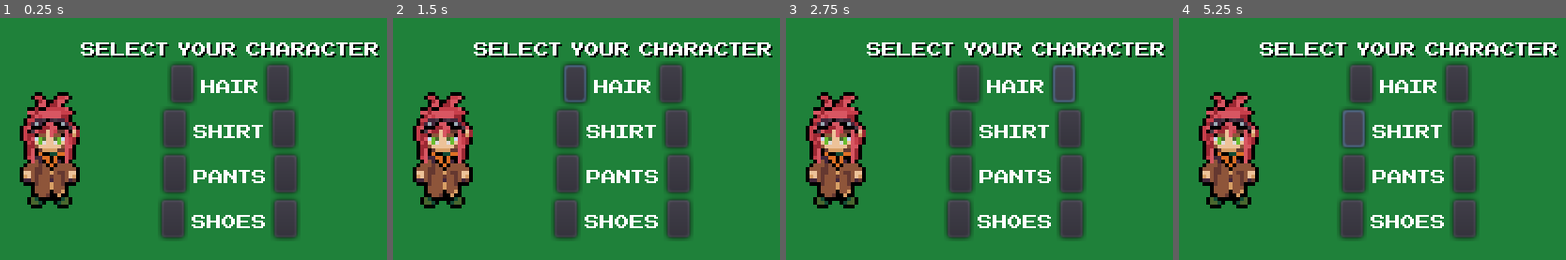
Above: before the commit, frames 1-4 (left to right).
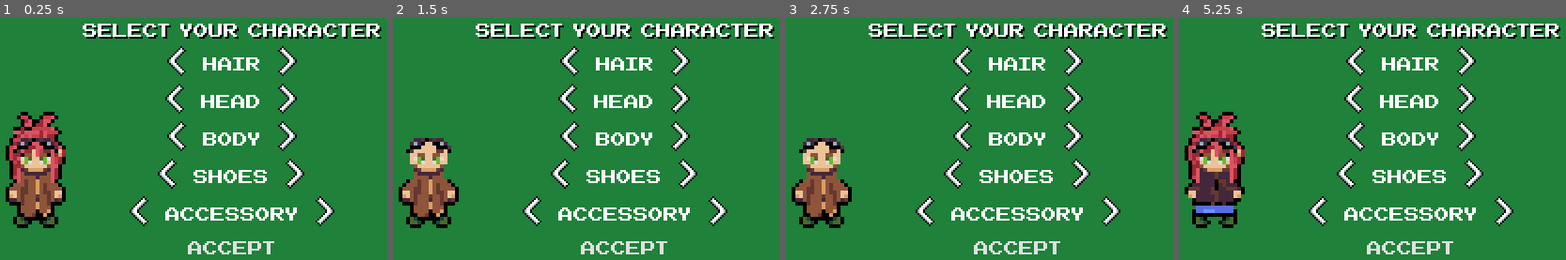
Above: after the commit, the same moments.

Repository: Morphclue/evo-world
Game: Godot game, scene res://menus/characterSelection.tscn
The game is run twice, just before and just after one commit, with the same random seed, the same clock (stepped at 60 frames per second) and the same inputs. This scene is started directly instead of the project's main scene.
Inputs (mouse positions are in pixels of both pictures, inside the frame that each line leads up to):
- Up to frame 1 (0.25 s): no input
- Up to frame 2 (1.5 s): click (574, 83) at 0.52 s; click (571, 61) at 1.27 s
- Up to frame 3 (2.75 s): click (1064, 83) at 2.02 s
- Up to frame 4 (5.25 s): click (1461, 61) at 2.77 s; click (1357, 97) at 3.52 s; click (1461, 97) at 4.27 s; click (1357, 136) at 5.02 s

The runs differ from the first frame. In frame 1, 27% of the frame differs, in the area x 1-99%, y 2-98%; in frame 2, 27%; in frame 3, 27%; in frame 4, 27%.

Commit message:
feat: add characterSelection core logic

Diff:
--- /dev/null
+++ b/menus/characterSelection.gd
@@ -0,0 +1,57 @@
+extends Control
+
+onready var vBoxContainer = $centerContainer/vBoxContainer
+onready var player = $player
+const sprites = ['Hair', 'Head', 'Body', 'Shoes', 'Accessory']
+
+const leftArrow = preload("res://menus/sprites/arrowl.png")
+const rightArrow = preload("res://menus/sprites/arrow.png")
+const font = preload("res://menus/NESCyrillic.tres")
+
+
+func _ready():
+	_initUI()
+
+
+func _initUI():
+	for sprite in sprites:
+		var hBox = HBoxContainer.new()
+		var leftButton = Button.new()
+		var label = Label.new()
+		var rightButton = Button.new()
+
+		hBox.alignment = HALIGN_CENTER
+
+		label.text = sprite
+		label.add_font_override("font", font)
+
+		leftButton.icon = leftArrow
+		rightButton.icon = rightArrow
+		leftButton.set("custom_styles/normal", StyleBoxEmpty.new())
+		rightButton.set("custom_styles/normal", StyleBoxEmpty.new())
+		leftButton.set("custom_styles/hover", StyleBoxEmpty.new())
+		rightButton.set("custom_styles/hover", StyleBoxEmpty.new())
+		leftButton.set("custom_styles/focus", StyleBoxEmpty.new())
+		rightButton.set("custom_styles/focus", StyleBoxEmpty.new())
+
+		leftButton.connect("pressed", self, "_on_button_pressed", [label.text, -1])
+		rightButton.connect("pressed", self, "_on_button_pressed", [label.text, 1])
+
+		hBox.add_child(leftButton)
+		hBox.add_child(label)
+		hBox.add_child(rightButton)
+		vBoxContainer.add_child(hBox)
+
+	var acceptButton = Button.new()
+	acceptButton.add_font_override("font", font)
+	acceptButton.text = 'Accept'
+	acceptButton.set("custom_styles/normal", StyleBoxEmpty.new())
+	acceptButton.set("custom_styles/hover", StyleBoxEmpty.new())
+	acceptButton.set("custom_styles/focus", StyleBoxEmpty.new())
+
+	vBoxContainer.add_child(acceptButton)
+
+
+func _on_button_pressed(_text: String, _value: int) -> void:
+	player.currentSprite[_text] += _value
+	player.set_sprites()
--- a/menus/characterSelection.tscn
+++ b/menus/characterSelection.tscn
@@ -1,7 +1,7 @@
 [gd_scene load_steps=5 format=2]
 
-[ext_resource path="res://menus/NESCyrillic.tres" type="DynamicFont" id=1]
-[ext_resource path="res://player/char.png" type="Texture" id=2]
+[ext_resource path="res://player/player.tscn" type="PackedScene" id=2]
+[ext_resource path="res://menus/characterSelection.gd" type="Script" id=3]
 
 [sub_resource type="DynamicFontData" id=1]
 font_path = "res://menus/NESCyrillic.ttf"
@@ -12,6 +12,7 @@
 [node name="characterSelection" type="Control"]
 anchor_right = 1.0
 anchor_bottom = 1.0
+script = ExtResource( 3 )
 __meta__ = {
 "_edit_use_anchors_": false
 }
@@ -24,8 +25,21 @@
 "_edit_use_anchors_": false
 }
 
+[node name="player" parent="." instance=ExtResource( 2 )]
+position = Vector2( 56.0615, 109.211 )
+
+[node name="SpriteLayer" parent="player" index="0"]
+scale = Vector2( 2, 2 )
+
+[node name="CollisionShape2D" parent="player" index="2"]
+visible = false
+
+[node name="RayCast2D" parent="player" index="3"]
+visible = false
+
 [node name="centerContainer" type="CenterContainer" parent="."]
-margin_right = 320.0
+margin_left = 0.668556
+margin_right = 320.669
 margin_bottom = 180.0
 __meta__ = {
 "_edit_use_anchors_": false
@@ -33,9 +47,9 @@
 
 [node name="vBoxContainer" type="VBoxContainer" parent="centerContainer"]
 margin_left = 80.0
-margin_top = 36.0
+margin_top = 84.0
 margin_right = 239.0
-margin_bottom = 144.0
+margin_bottom = 96.0
 
 [node name="title" type="Label" parent="centerContainer/vBoxContainer"]
 margin_right = 159.0
@@ -44,104 +58,11 @@
 custom_colors/font_color_shadow = Color( 0, 0, 0, 1 )
 text = "select your character"
 
-[node name="HairContainer" type="HBoxContainer" parent="centerContainer/vBoxContainer"]
-margin_top = 16.0
-margin_right = 159.0
-margin_bottom = 36.0
-alignment = 1
+[node name="Button" type="Button" parent="centerContainer"]
+visible = false
+margin_left = 154.0
+margin_top = 80.0
+margin_right = 166.0
+margin_bottom = 100.0
 
-[node name="Left" type="Button" parent="centerContainer/vBoxContainer/HairContainer"]
-margin_left = 48.0
-margin_right = 60.0
-margin_bottom = 20.0
-
-[node name="Label" type="Label" parent="centerContainer/vBoxContainer/HairContainer"]
-margin_left = 64.0
-margin_top = 4.0
-margin_right = 95.0
-margin_bottom = 16.0
-custom_fonts/font = ExtResource( 1 )
-text = "Hair"
-
-[node name="Right" type="Button" parent="centerContainer/vBoxContainer/HairContainer"]
-margin_left = 99.0
-margin_right = 111.0
-margin_bottom = 20.0
-
-[node name="ShirtContainer" type="HBoxContainer" parent="centerContainer/vBoxContainer"]
-margin_top = 40.0
-margin_right = 159.0
-margin_bottom = 60.0
-alignment = 1
-
-[node name="Left" type="Button" parent="centerContainer/vBoxContainer/ShirtContainer"]
-margin_left = 44.0
-margin_right = 56.0
-margin_bottom = 20.0
-
-[node name="Label" type="Label" parent="centerContainer/vBoxContainer/ShirtContainer"]
-margin_left = 60.0
-margin_top = 4.0
-margin_right = 98.0
-margin_bottom = 16.0
-custom_fonts/font = ExtResource( 1 )
-text = "Shirt"
-
-[node name="Right" type="Button" parent="centerContainer/vBoxContainer/ShirtContainer"]
-margin_left = 102.0
-margin_right = 114.0
-margin_bottom = 20.0
-
-[node name="PantsContainer" type="HBoxContainer" parent="centerContainer/vBoxContainer"]
-margin_top = 64.0
-margin_right = 159.0
-margin_bottom = 84.0
-alignment = 1
-
-[node name="Left" type="Button" parent="centerContainer/vBoxContainer/PantsContainer"]
-margin_left = 44.0
-margin_right = 56.0
-margin_bottom = 20.0
-
-[node name="Label" type="Label" parent="centerContainer/vBoxContainer/PantsContainer"]
-margin_left = 60.0
-margin_top = 4.0
-margin_right = 99.0
-margin_bottom = 16.0
-custom_fonts/font = ExtResource( 1 )
-text = "Pants"
-
-[node name="Right" type="Button" parent="centerContainer/vBoxContainer/PantsContainer"]
-margin_left = 103.0
-margin_right = 115.0
-margin_bottom = 20.0
-
-[node name="ShoeContainer" type="HBoxContainer" parent="centerContainer/vBoxContainer"]
-margin_top = 88.0
-margin_right = 159.0
-margin_bottom = 108.0
-alignment = 1
-
-[node name="Left" type="Button" parent="centerContainer/vBoxContainer/ShoeContainer"]
-margin_left = 43.0
-margin_right = 55.0
-margin_bottom = 20.0
-
-[node name="Label" type="Label" parent="centerContainer/vBoxContainer/ShoeContainer"]
-margin_left = 59.0
-margin_top = 4.0
-margin_right = 99.0
-margin_bottom = 16.0
-custom_fonts/font = ExtResource( 1 )
-text = "Shoes"
-
-[node name="Right" type="Button" parent="centerContainer/vBoxContainer/ShoeContainer"]
-margin_left = 103.0
-margin_right = 115.0
-margin_bottom = 20.0
-
-[node name="Sprite" type="Sprite" parent="."]
-position = Vector2( 71.0184, 98.2878 )
-scale = Vector2( 2, 2 )
-texture = ExtResource( 2 )
-offset = Vector2( -3.86622, 0 )
+[editable path="player"]
--- a/player/player.gd
+++ b/player/player.gd
@@ -1,9 +1,36 @@
 extends KinematicBody2D
 
-var ACCELERATION = 500
-var MAX_SPEED = 80
+const ACCELERATION = 500
+const MAX_SPEED = 80
+const sprites = preload("res://player/sprites/sprites.gd")
+
 var velocity = Vector2.ZERO
+
 onready var ray = $RayCast2D
+onready var hairSprite = $SpriteLayer/Hair
+onready var headSprite = $SpriteLayer/Head
+onready var bodySprite = $SpriteLayer/Body
+onready var shoesSprite = $SpriteLayer/Shoes
+onready var accessorySprite = $SpriteLayer/Accessory
+
+var currentSprite = {
+	"Hair" : 0,
+	"Head" : 0,
+	"Body" : 0,
+	"Shoes": 0,
+	"Accessory" : 0
+}
+
+func _ready():
+	set_sprites()
+
+
+func set_sprites():
+	hairSprite.texture = sprites.hair[currentSprite.Hair % sprites.hair.size()]
+	headSprite.texture = sprites.head
+	bodySprite.texture = sprites.body[currentSprite.Body % sprites.body.size()]
+	shoesSprite.texture = sprites.shoes[currentSprite.Shoes % sprites.shoes.size()]
+	accessorySprite.texture = sprites.accessory[currentSprite.Accessory % sprites.accessory.size()]
 
 
 func _physics_process(delta):
--- a/player/player.tscn
+++ b/player/player.tscn
@@ -10,7 +10,20 @@
 [node name="player" type="KinematicBody2D"]
 script = ExtResource( 2 )
 
-[node name="Sprite" type="Sprite" parent="."]
+[node name="SpriteLayer" type="Node2D" parent="."]
+
+[node name="Shoes" type="Sprite" parent="SpriteLayer"]
+
+[node name="Head" type="Sprite" parent="SpriteLayer"]
+
+[node name="Body" type="Sprite" parent="SpriteLayer"]
+
+[node name="Hair" type="Sprite" parent="SpriteLayer"]
+
+[node name="Accessory" type="Sprite" parent="SpriteLayer"]
+
+[node name="TestSprite" type="Sprite" parent="."]
+visible = false
 texture = ExtResource( 1 )
 
 [node name="CollisionShape2D" type="CollisionShape2D" parent="."]
--- /dev/null
+++ b/player/sprites/sprites.gd
@@ -0,0 +1,24 @@
+extends Node
+
+const hair = [
+	preload("res://player/sprites/hair1.png"),
+	preload("res://player/sprites/hair2.png"),
+	preload("res://player/sprites/hair3.png")
+]
+
+const head = preload("res://player/sprites/head1.png")
+
+const body = [
+	preload("res://player/sprites/body1.png"),
+	preload("res://player/sprites/body2.png")
+]
+
+const shoes = [
+	preload("res://player/sprites/shoes1.png"),
+	preload("res://player/sprites/shoes2.png")
+]
+
+const accessory = [
+	preload("res://player/sprites/glasses.png"),
+	preload("res://player/sprites/scarf.png")
+]
Binary file added: menus/sprites/arrow.png
Not shown, added: menus/sprites/arrow.png.import
Binary file added: menus/sprites/arrowl.png
Not shown, added: menus/sprites/arrowl.png.import
Binary file added: player/sprites/body1.png
Not shown, added: player/sprites/body1.png.import
Binary file added: player/sprites/body2.png
Not shown, added: player/sprites/body2.png.import
Binary file added: player/sprites/glasses.png
Not shown, added: player/sprites/glasses.png.import
Binary file added: player/sprites/hair1.png
Not shown, added: player/sprites/hair1.png.import
(and 12 more such lines)
